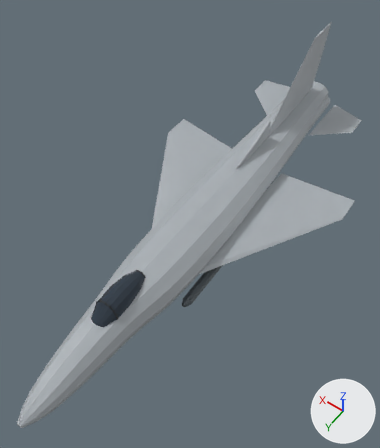
Before and after pictures for a commit that changed the glTF model media/su15.glb.
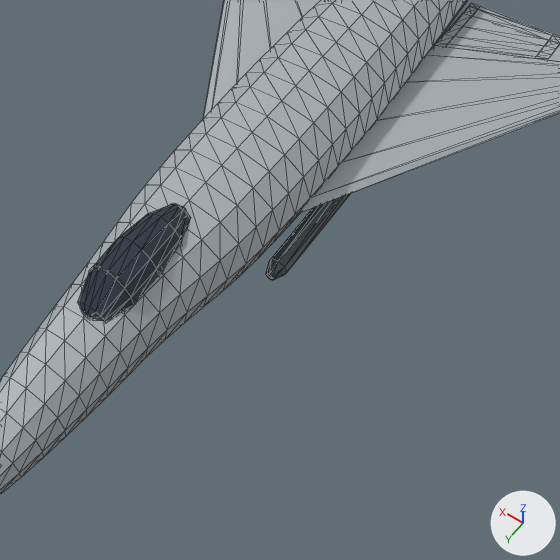
Each version is shown whole from a 50 mm camera at (-6.96, 10.36, 15.96) aimed at (-0.01, 0.64, 0.69), then close up on the part from 14% to 85% of the width and 38% to 99% of the height. Arrows for +X, +Y and +Z are at lower right; the lights stay in place. The older version's two pictures come first. The close-ups show mesh edges as thin lines. Where no turn or scale is listed for an object, it has been applied to the vertices.

The older version as bpy lines, for what is in view:
```python
me_cockpit_glass = bpy.data.meshes.new('Cockpit Glass')
me_cockpit_glass.from_pydata(...)  # 63 vertices, 122 faces; spans x -0.46..0.46, y 3.4..5.8, z 0.81..1.45
me_cockpit_glass.materials.append(mat_ac_glass)  # dark blue #2c3845
me_flap_l = bpy.data.meshes.new('Flap L')
me_flap_l.from_pydata(...)  # 28 vertices, 52 faces; spans x -0.78..0.78, y -1.24..0.4, z -0.06..0.08
me_flap_l.materials.append(mat_ac_base)  # grey #a8afb3
me_gun_pods = bpy.data.meshes.new('Gun Pods')
me_gun_pods.from_pydata(...)  # 64 vertices, 120 faces; spans x -1.4..1.4, y -0.9..2.7, z -1.35..-0.95
me_gun_pods.materials.append(mat_ac_secondary)  # dark grey #4e565c
ob_cockpit_glass = bpy.data.objects.new('Cockpit Glass', me_cockpit_glass)
ob_cockpit_glass.location = (0.0, 0.0, 0.0)
ob_flap_l = bpy.data.objects.new('Flap L', me_flap_l)
ob_flap_l.location = (-2.08, -3.48, -0.35)
ob_gun_pods = bpy.data.objects.new('Gun Pods', me_gun_pods)
ob_gun_pods.location = (0.0, 0.0, 0.0)
# also in view: 'Wing L' at (-2.7, -1.55, -0.34); 'Wing R' at (2.7, -1.55, -0.34); 'Fuselage' at (0.0, -0.2, -0.02)
```
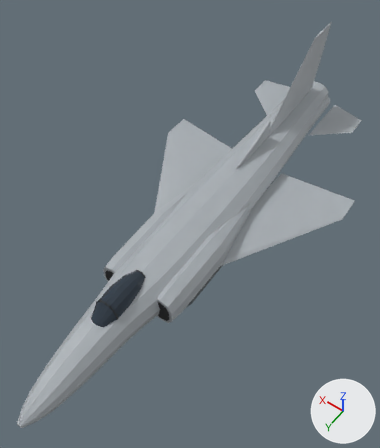
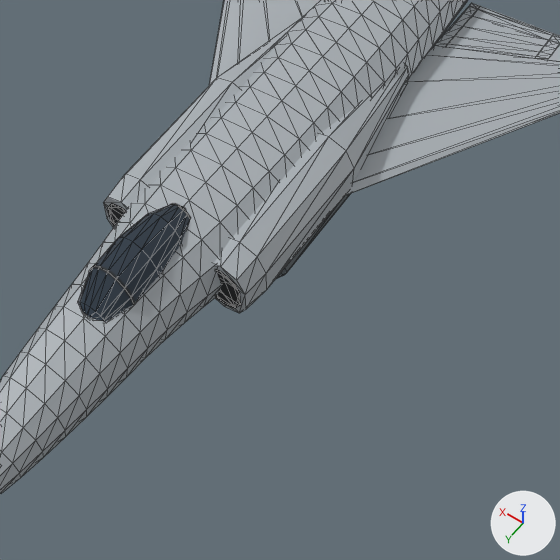
Location of each change, [x1, y1, x2, y2] in pixels of the close-ups (560 x 560 px):
'Intake Cheeks', added: after [103, 19, 409, 313]
'Intake L.001', added: after [216, 270, 241, 308]
'Intake R.001', added: after [108, 203, 125, 226]
'Gun Pods', unchanged, covered by the edit: before [266, 193, 351, 280]; after [276, 193, 351, 279]

What the commit changed:
Mesh me_intake_r_001 is new.
It has 20 vertices, 36 faces and spans x 0.681..1.419, y 3.81..3.82, z -0.575..0.475.
It uses material mat_ac_dark (black #1d1f22).
Mesh me_intake_l_001 is new.
It has 20 vertices, 36 faces and spans x -1.419..-0.681, y 3.81..3.82, z -0.575..0.475.
It uses material mat_ac_dark (black #1d1f22).
Mesh me_intake_cheeks is new.
It has 80 vertices, 152 faces and spans x -1.6..1.6, y -1.8..3.8, z -0.84..0.74.
It uses material mat_ac_base (grey #a8afb3).
Object 'Intake R.001' (ob_intake_r_001) is new; it shows me_intake_r_001.
Its location is (0.0, 0.0, 0.0).
Object 'Intake L.001' (ob_intake_l_001) is new; it shows me_intake_l_001.
Its location is (0.0, 0.0, 0.0).
Object 'Intake Cheeks' (ob_intake_cheeks) is new; it shows me_intake_cheeks.
Its location is (0.0, 0.0, 0.0).
